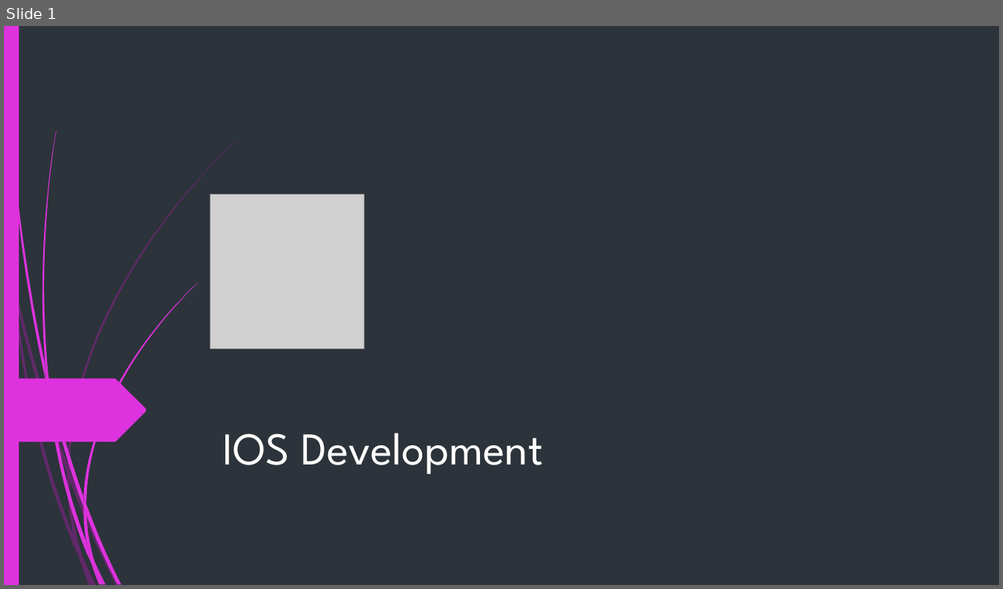
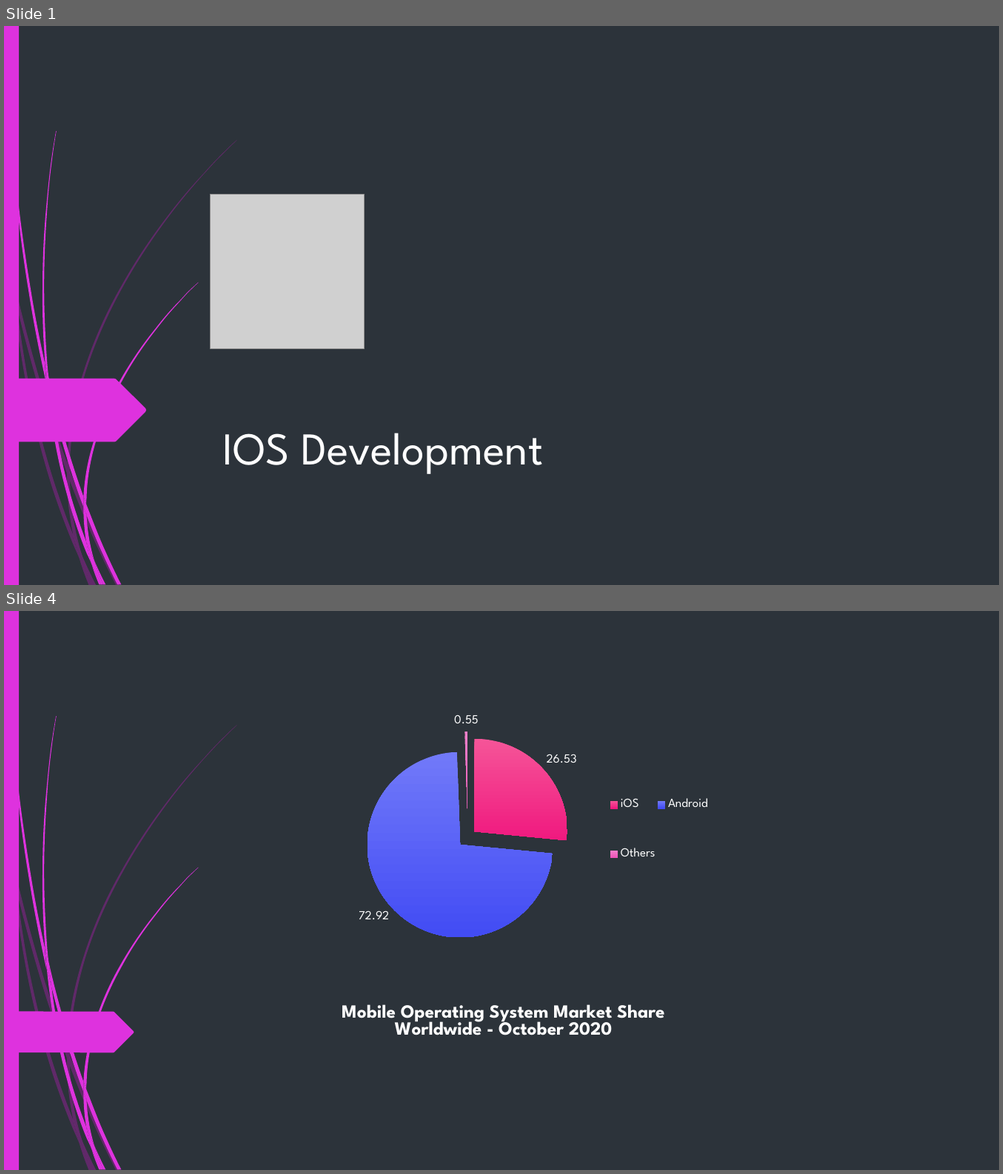
Before and after one commit to duy1998/ios-seminar, a slide deck: ios.pptx. Shown one above the other, each under a label of ours: slide 1 before the commit, slides 1 and 4 after it; the slides between them are not shown. The pictures are 1003x589 and 1003x1174 pixels, drawn with LibreOffice and Linux fonts; fonts in the diff are those of the drawing; grey boxes stand for pictures. Boxes give left, top, right and bottom in pixels: in the first picture for what was removed or moved away, otherwise in the second. Text is boxed around its words. In the diff, an @@ line names an element or a change of style, - is before the commit and + after.

```diff
--- a/ios.pptx
+++ b/ios.pptx
@@ slide 4 added at <box>4,611,999,1170</box>, background #2C333A; not listed: 23 template elements that a slide beside it also shows @@
@@ pie chart added at <box>325,703,769,1096</box> @@
+title "Mobile Operating System Market Share Worldwide - October 2020  "
+categories: iOS, Android, Others
+Series 1: 26.53, 72.92, 0.55
@@ freeform shape added at <box>4,1011,134,1053</box>, fill #DE32DE @@
```
Also in this commit, not shown: 2 slides changed, 1 other slide added.
